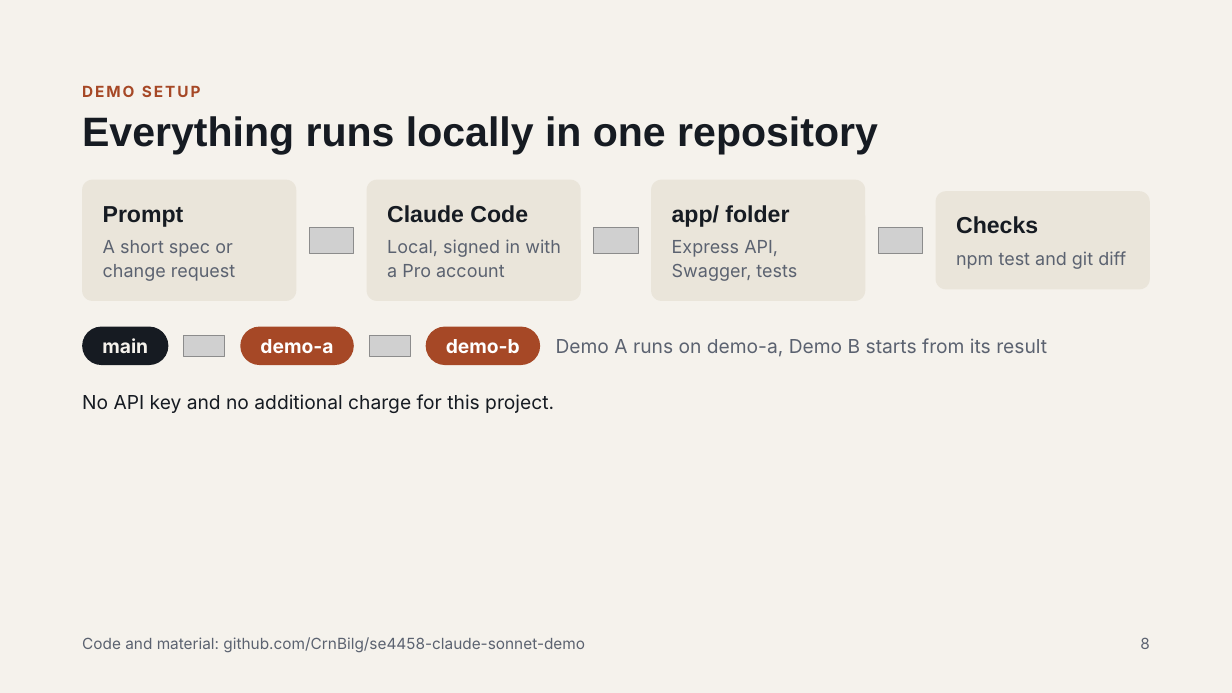
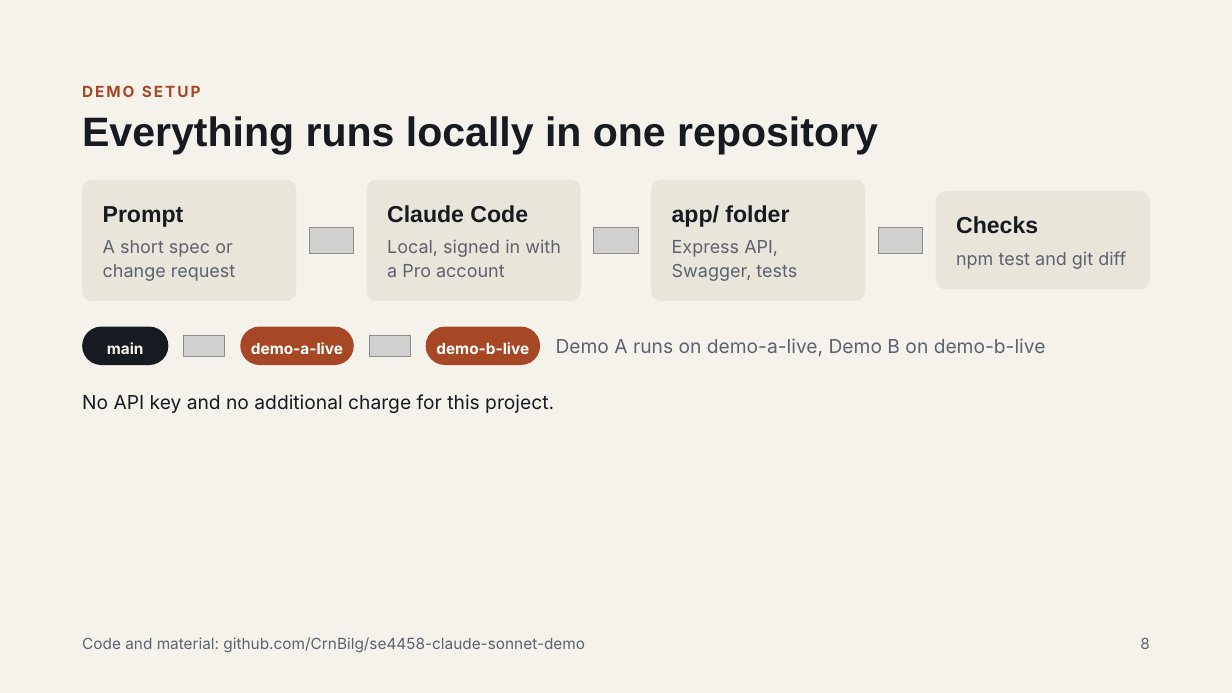
Before and after one commit to CrnBilg/se4458-claude-sonnet-demo, a slide deck: slide 8 of slides/Claude_Sonnet_SE4458_Verified.pptx. Drawn at 1232x693 pixels with LibreOffice and Linux fonts; fonts in the diff are those of the drawing; grey boxes stand for pictures. Boxes give left, top, right and bottom in pixels: in the first picture for what was removed or moved away, otherwise in the second. Text is boxed around its words. In the diff, an @@ line names an element or a change of style, - is before the commit and + after.

```diff
--- a/slides/Claude_Sonnet_SE4458_Verified.pptx
+++ b/slides/Claude_Sonnet_SE4458_Verified.pptx
@@ rounded rectangle "main" at bbox=[82, 326, 168, 365]: size 15 to 12 pt @@
@@ text in rounded rectangle at bbox=[251, 342, 343, 354]: text changed; size 15 to 12 pt @@
-demo-a
+demo-a-live
@@ text in rounded rectangle at bbox=[436, 342, 529, 354]: text changed; size 15 to 12 pt @@
-demo-b
+demo-b-live
@@ text at bbox=[556, 338, 1046, 357]: text changed @@
-Demo A runs on demo-a, Demo B starts from its result
+Demo A runs on demo-a-live, Demo B on demo-b-live
```
